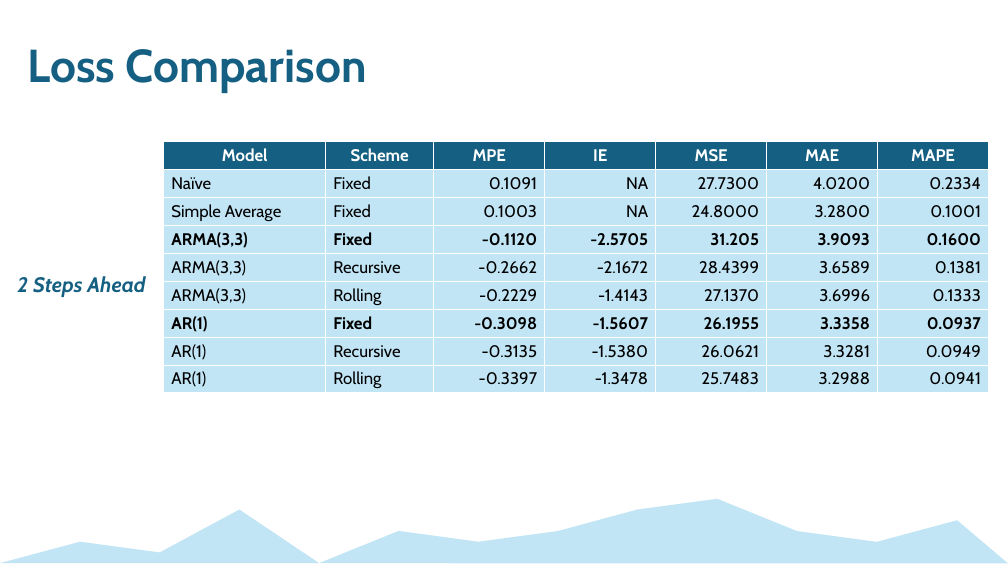
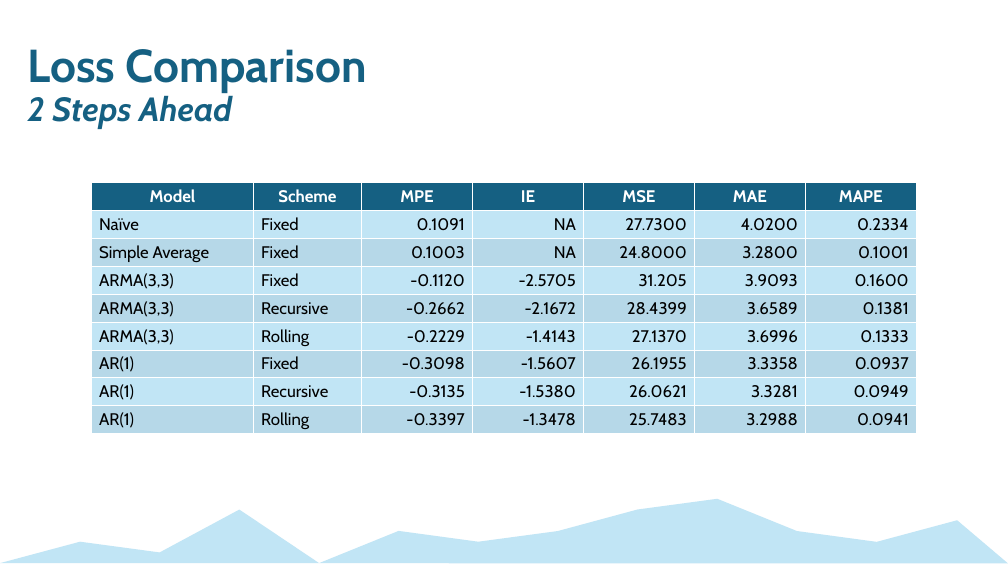
Before and after one commit to mckenzie-maidl/data5305-traffic-predictions, a slide deck: slide 5 of Presentations/Step2Presentation_ECON5305_DataTranslationChallenge.pptx. Drawn at 1008x567 pixels with LibreOffice and Linux fonts; fonts in the diff are those of the drawing. Boxes give left, top, right and bottom in pixels: in the first picture for what was removed or moved away, otherwise in the second. Text is boxed around its words. In the diff, an @@ line names an element or a change of style, - is before the commit and + after.

Commit message:
updates to presentation 2

```diff
--- a/Presentations/Step2Presentation_ECON5305_DataTranslationChallenge.pptx
+++ b/Presentations/Step2Presentation_ECON5305_DataTranslationChallenge.pptx
@@ text at [27,95,232,129]: paragraph added @@
+2 Steps Ahead
@@ table at [91,183,917,433] @@
@@ fill #C1E5F5 to #B6D8E8 in 28 cells @@
@@ bold off in "ARMA(3,3)", "Fixed", "-0.1120", "-2.5705" and 10 more places @@
@@ table: place and size @@
-table at [164,142,990,393]
+table at [91,183,917,433]
@@ text removed at [17,276,145,297] @@
-2 Steps Ahead
```
Also in this commit, not shown: 6 other slides changed, 3 other files.
